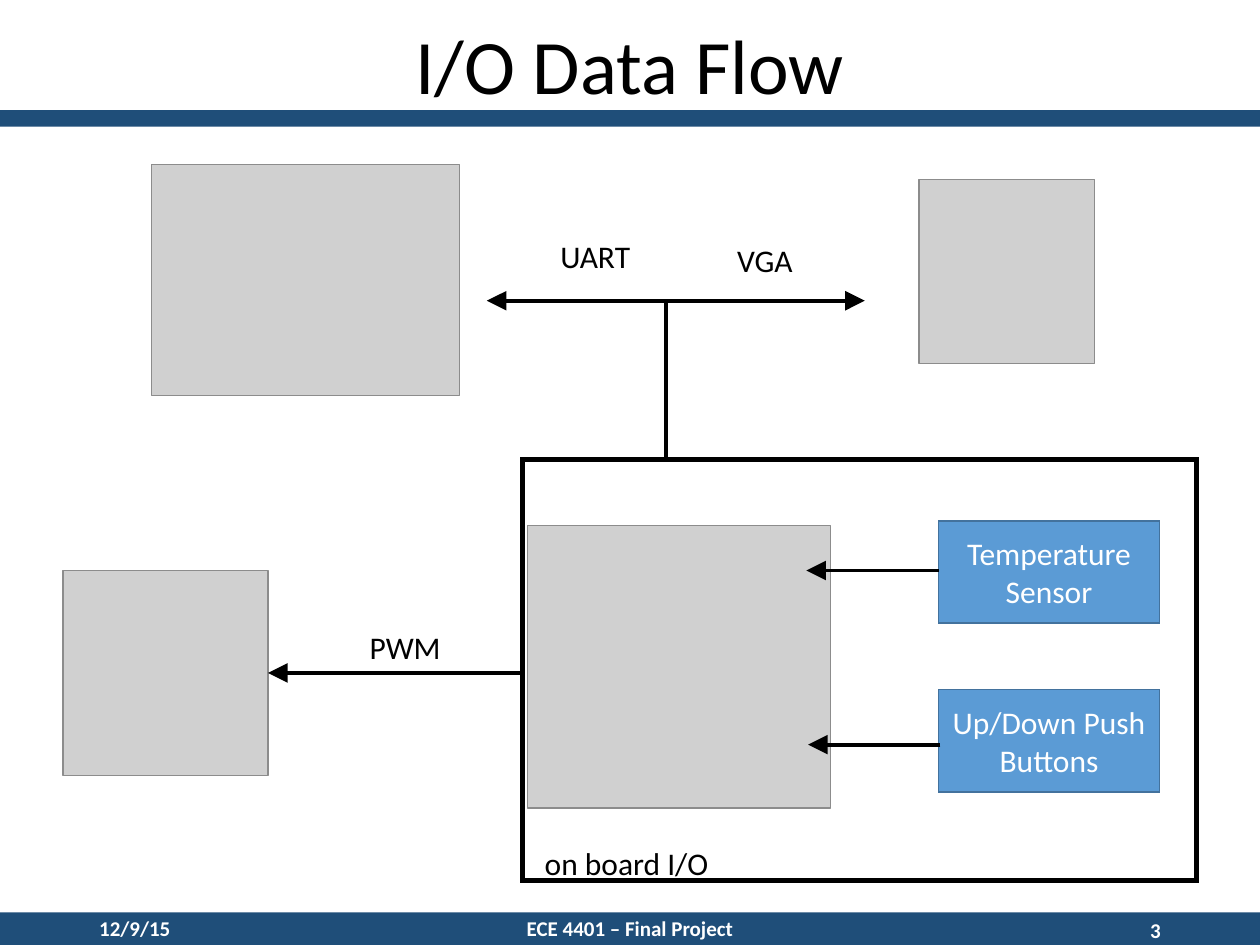
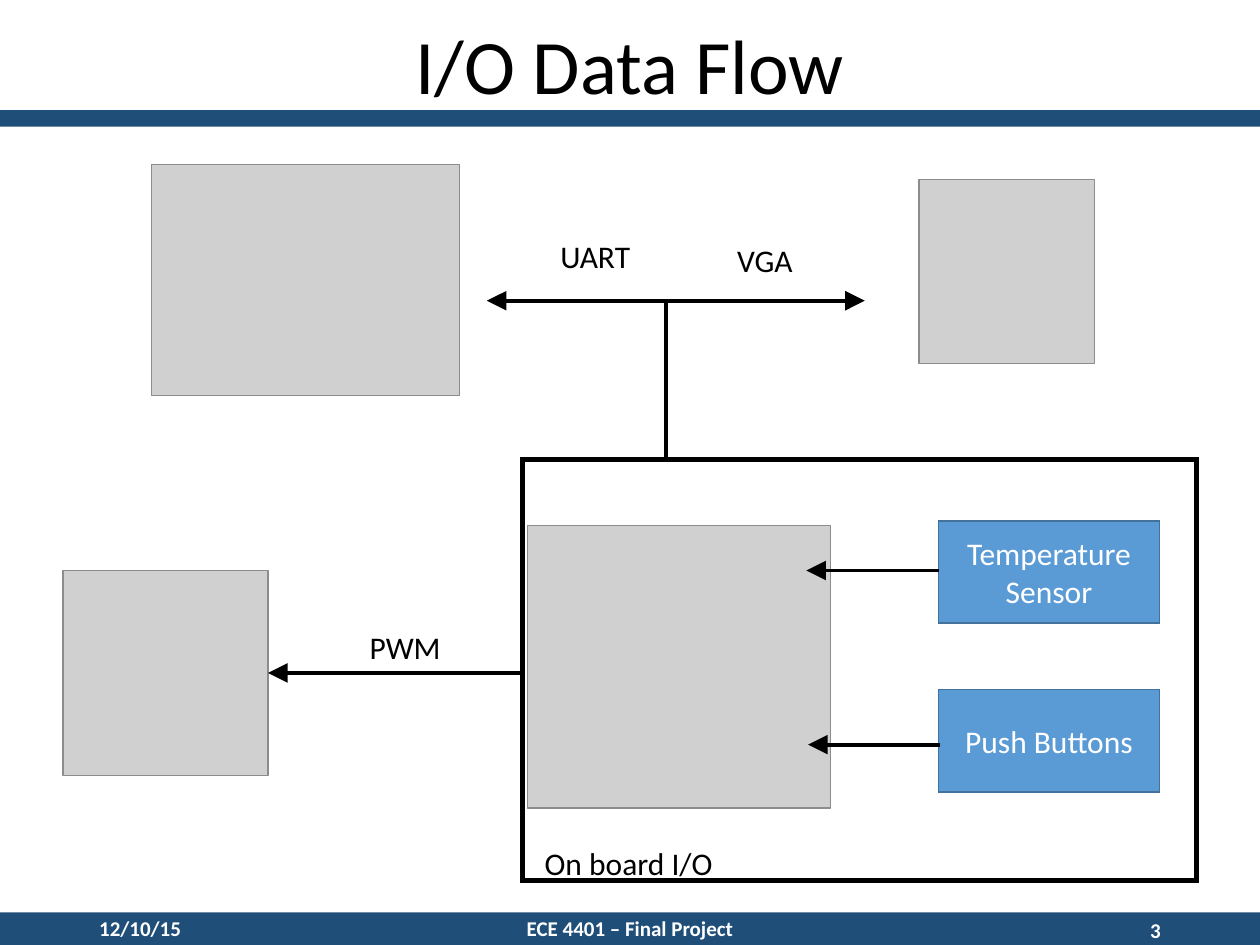
Before and after one commit to paquettedavid/FPGATemperaturePIDController, a slide deck: slide 3 of Documentation/DesignPresentation.pptx. Drawn at 1260x945 pixels with LibreOffice and Linux fonts; fonts in the diff are those of the drawing; grey boxes stand for pictures. Boxes give left, top, right and bottom in pixels: in the first picture for what was removed or moved away, otherwise in the second. Text is boxed around its words. In the diff, an @@ line names an element or a change of style, - is before the commit and + after.

```diff
--- a/Documentation/DesignPresentation.pptx
+++ b/Documentation/DesignPresentation.pptx
@@ text in rectangle at <box>965,731,1133,753</box>: text changed @@
-Up/Down Push Buttons
+Push Buttons
@@ text at <box>545,853,713,883</box>: text changed @@
-on board I/O
+On board I/O
@@ text at <box>99,921,181,937</box>: text changed @@
-12/9/15
+12/10/15
```
Also in this commit, not shown: 14 other slides changed, 4 other files.
